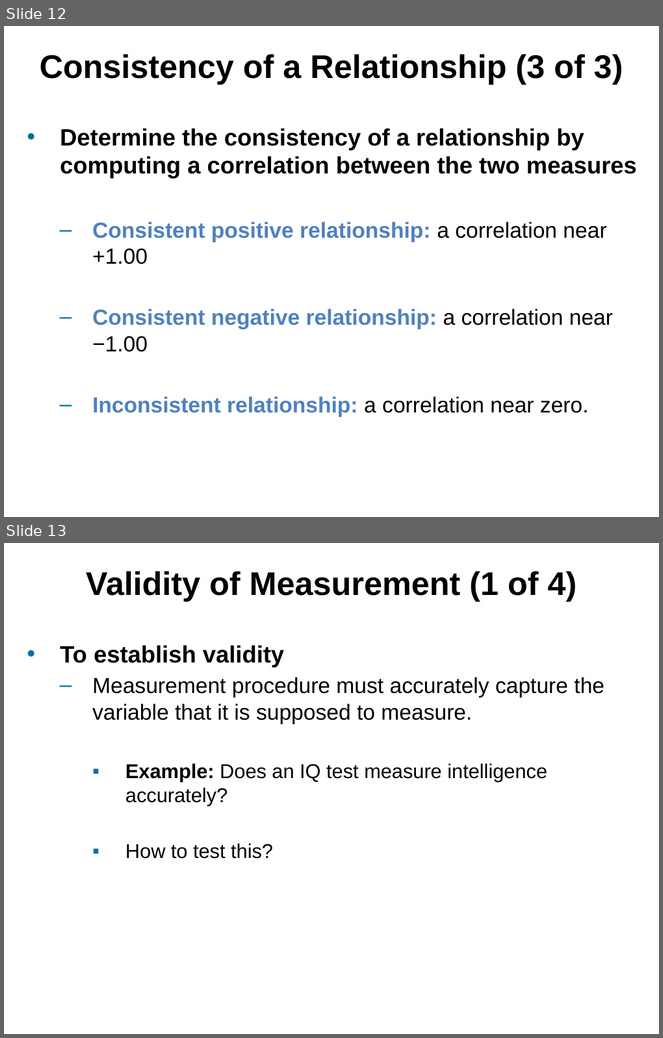
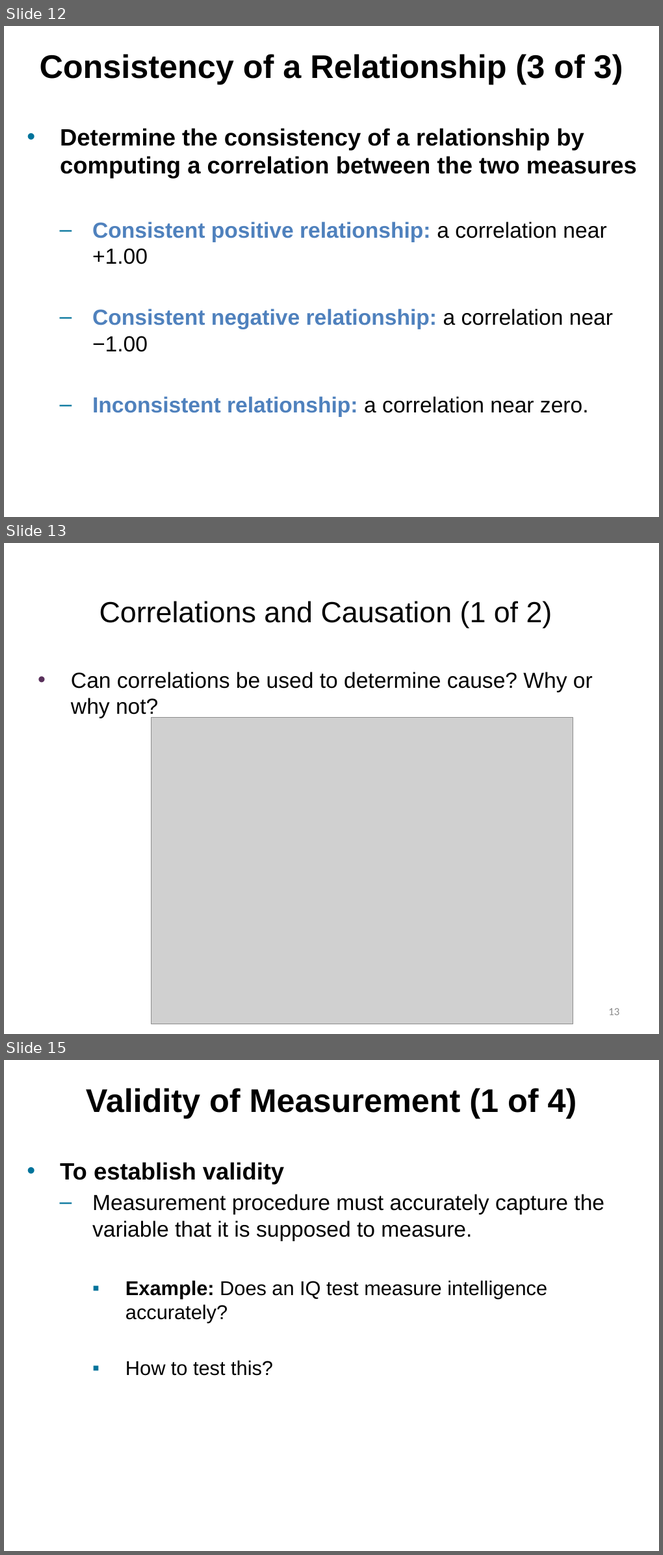
Before and after one commit to npm27/Teaching-Materials, a slide deck: Research Methods/Slides/Chapter 3.pptx. Shown one above the other, each under a label of ours: slides 12 and 13 before the commit, slides 12, 13 and 15 after it; the slides between them are not shown. The pictures are 663x1038 and 663x1555 pixels, drawn with LibreOffice and Linux fonts; fonts in the diff are those of the drawing; grey boxes stand for pictures. Boxes give left, top, right and bottom in pixels: in the first picture for what was removed or moved away, otherwise in the second. Text is boxed around its words. In the diff, an @@ line names an element or a change of style, - is before the commit and + after.

```diff
--- a/Research Methods/Slides/Chapter 3.pptx
+++ b/Research Methods/Slides/Chapter 3.pptx
@@ slide 13 added at bbox=[4, 543, 659, 1034], background #FFFFFF @@
@@ title added at bbox=[100, 601, 553, 628], 32 pt, text #000000 @@
+Correlations and Causation (1 of 2)
@@ text added at bbox=[71, 672, 593, 719], 24 pt, text #000000 @@
+• Can correlations be used to determine cause? Why or why not?
@@ picture added at bbox=[152, 717, 573, 1025] @@
@@ page number added at bbox=[608, 1008, 620, 1016], 12 pt, text #8C8C8C @@
+13
@@ what was slide 13 is now slide 15 @@
```
Also in this commit, not shown: 1 slide changed, 1 other slide added, 1 other file.
